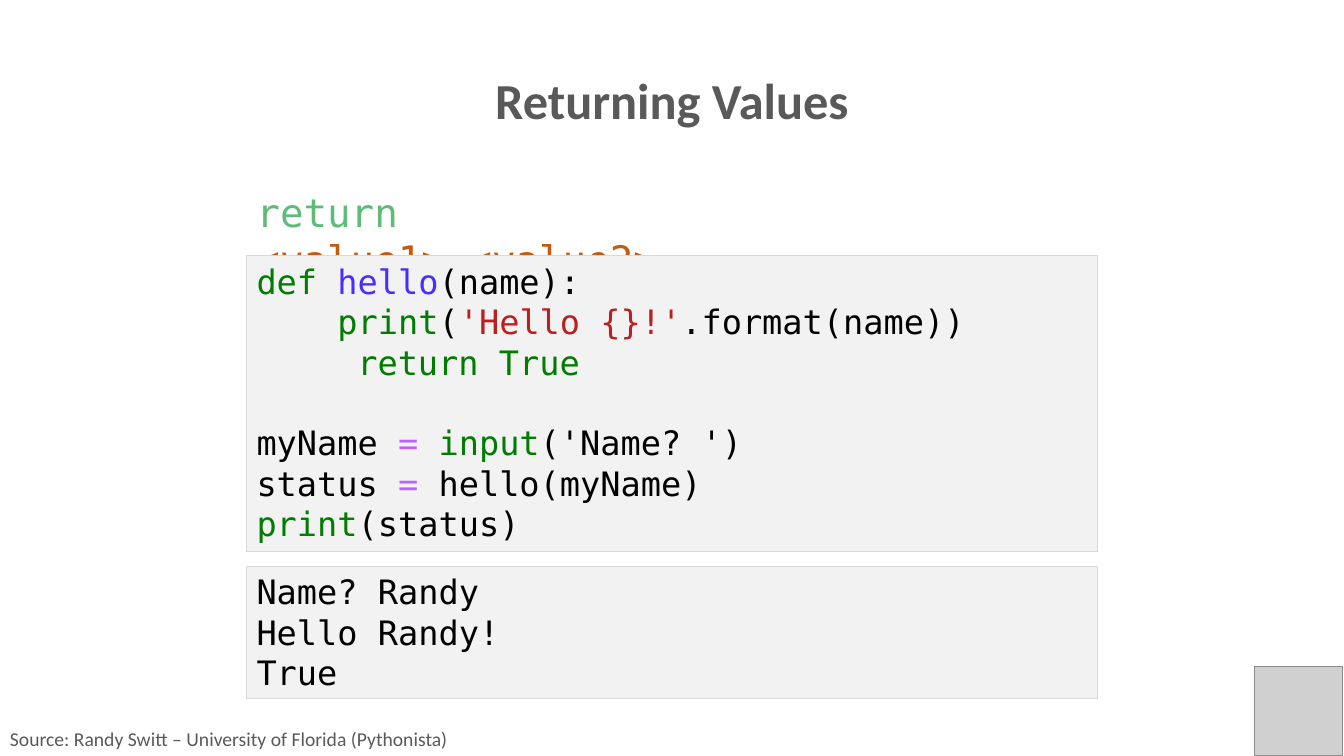
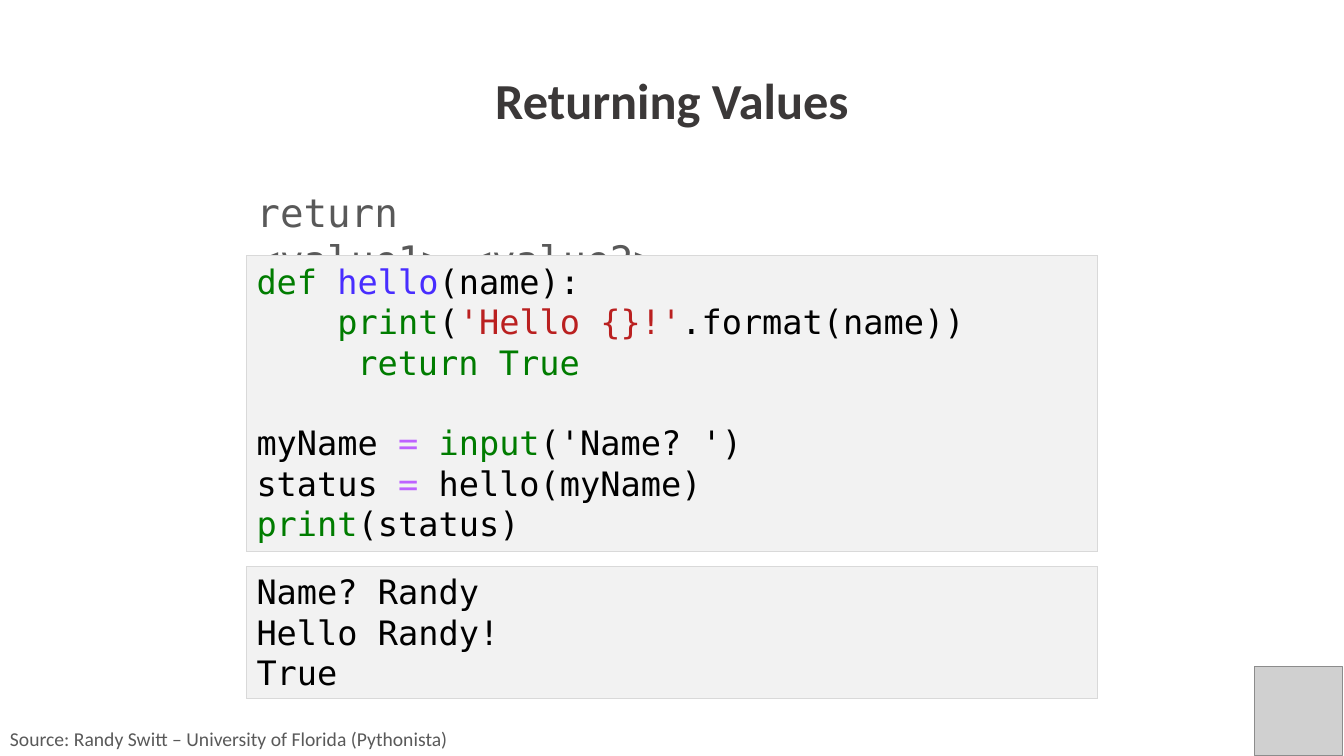
Before and after one commit to PracticumAI/python, a slide deck: slide 10 of presentations/03_functions.pptx. Drawn at 1344x756 pixels with LibreOffice and Linux fonts; fonts in the diff are those of the drawing; grey boxes stand for pictures. Boxes give left, top, right and bottom in pixels: in the first picture for what was removed or moved away, otherwise in the second. Text is boxed around its words. In the diff, an @@ line names an element or a change of style, - is before the commit and + after.

Commit message:
Updated functions .pptx to new color palette.

```diff
--- a/presentations/03_functions.pptx
+++ b/presentations/03_functions.pptx
@@ text "Returning Values" at box(495, 83, 849, 128): text colour #595959 to #3B3838 @@
@@ text "return <value1>,<value2>, . . ." at box(256, 199, 680, 283): text colour #5EBB78 to #595959 in "return"; text colour #C55A11 to #595959 in "<value1>,<value2>, . . ." @@
```
Also in this commit, not shown: 16 other slides changed.
